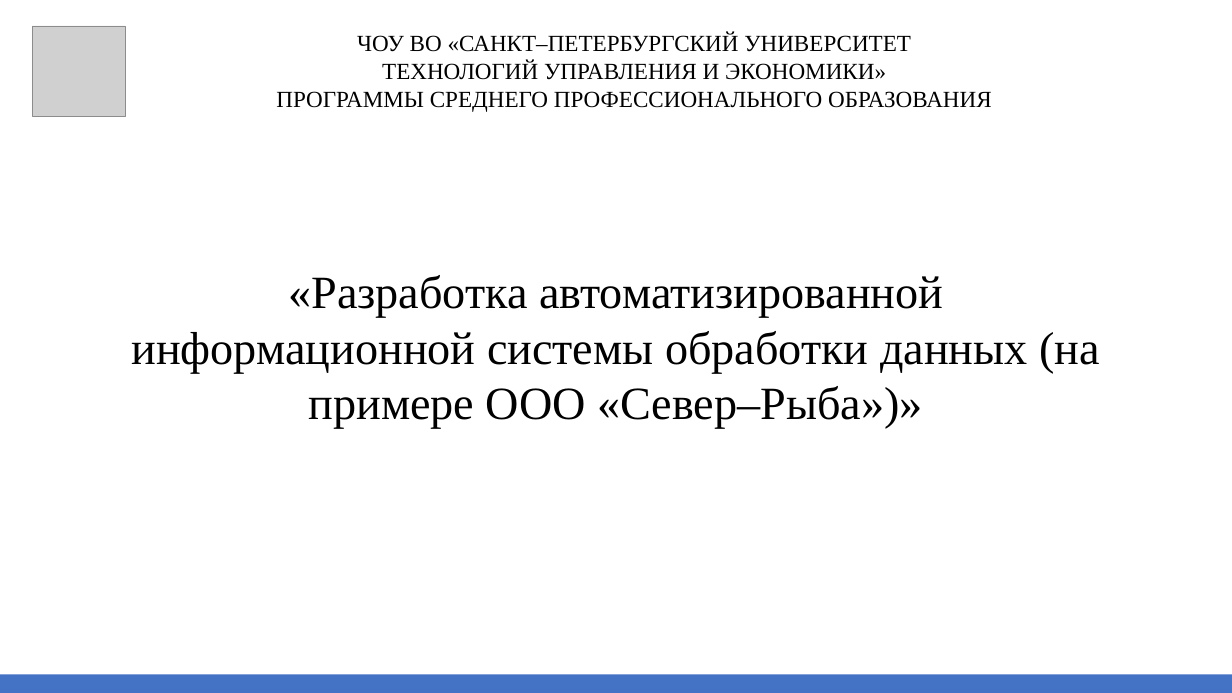
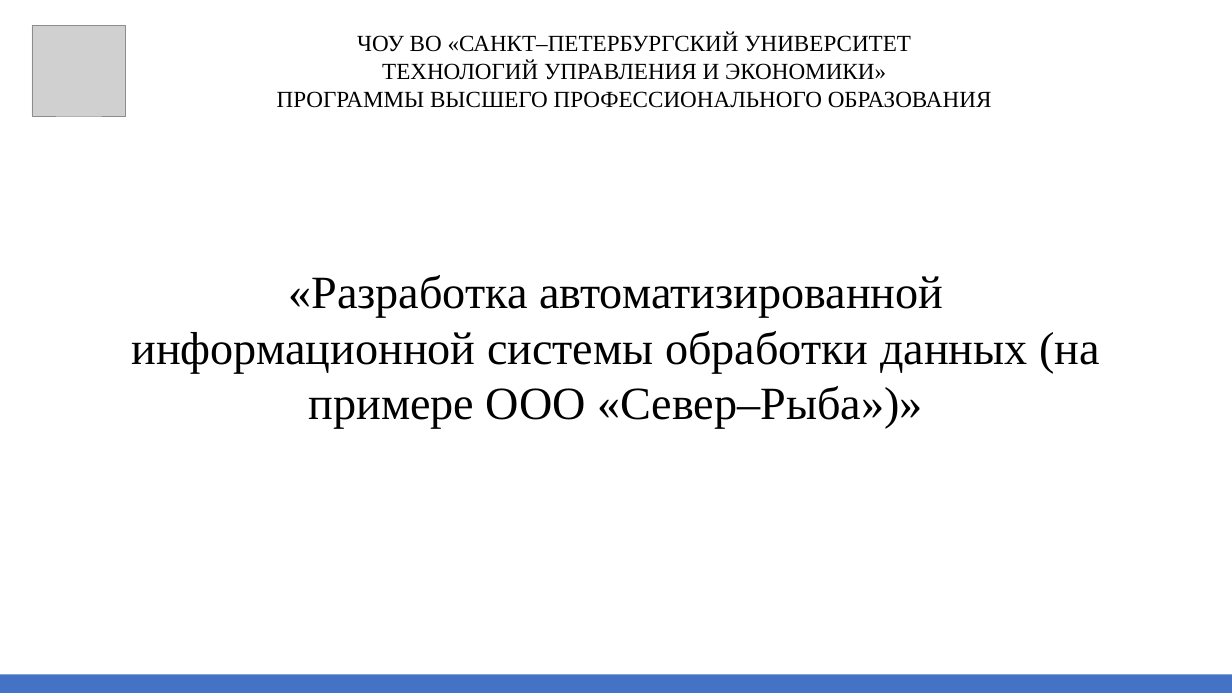
Before and after one commit to katarymba/preza, a slide deck: slide 1 of Презентация.pptx. Drawn at 1232x693 pixels with LibreOffice and Linux fonts; fonts in the diff are those of the drawing; grey boxes stand for pictures. Boxes give left, top, right and bottom in pixels: in the first picture for what was removed or moved away, otherwise in the second. Text is boxed around its words. In the diff, an @@ line names an element or a change of style, - is before the commit and + after.

```diff
--- a/Презентация.pptx
+++ b/Презентация.pptx
@@ text at box(277, 91, 992, 108): text changed @@
-ПРОГРАММЫ СРЕДНЕГО ПРОФЕССИОНАЛЬНОГО ОБРАЗОВАНИЯ
+ПРОГРАММЫ ВЫСШЕГО ПРОФЕССИОНАЛЬНОГО ОБРАЗОВАНИЯ
```
Also in this commit, not shown: 5 other slides changed, 13 slides added, 7 slides removed.
